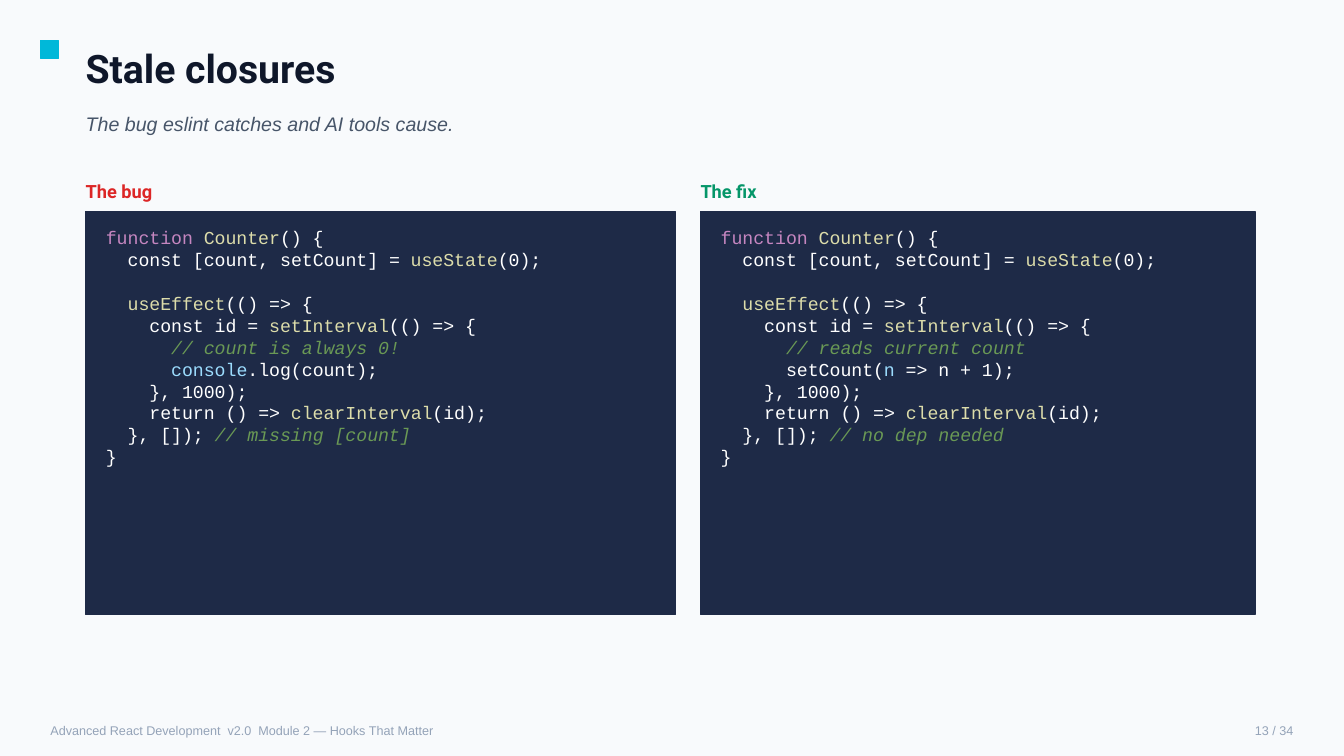
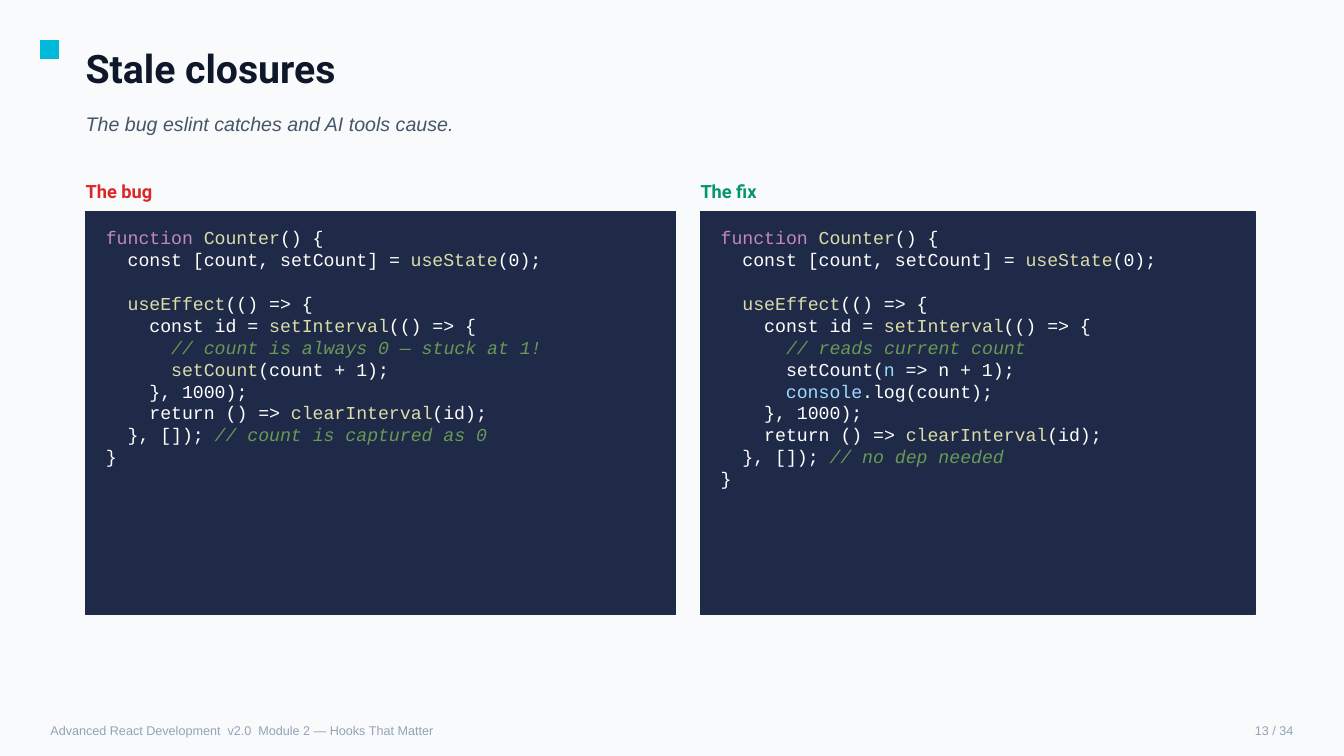
Before and after one commit to chrisminnick/advanced-react-19, a slide deck: slide 43 of instructor/advanced_react_v2.pptx. Drawn at 1344x756 pixels with LibreOffice and Linux fonts; fonts in the diff are those of the drawing. Boxes give left, top, right and bottom in pixels: in the first picture for what was removed or moved away, otherwise in the second. Text is boxed around its words. In the diff, an @@ line names an element or a change of style, - is before the commit and + after.

```diff
--- a/instructor/advanced_react_v2.pptx
+++ b/instructor/advanced_react_v2.pptx
@@ text at bbox=[171, 341, 542, 380]: text changed; italic on @@
-// count is always 0!
-console.log(count);
+// count is always 0 — stuck at 1!
+setCount(count + 1);
@@ text at bbox=[786, 385, 993, 402]: paragraph added @@
+console.log(count);
@@ text at bbox=[247, 429, 487, 445]: text changed @@
-}, []); // missing [count]
+}, []); // count is captured as 0
```
Also in this commit, not shown: 72 other slides changed, 6 other files.
